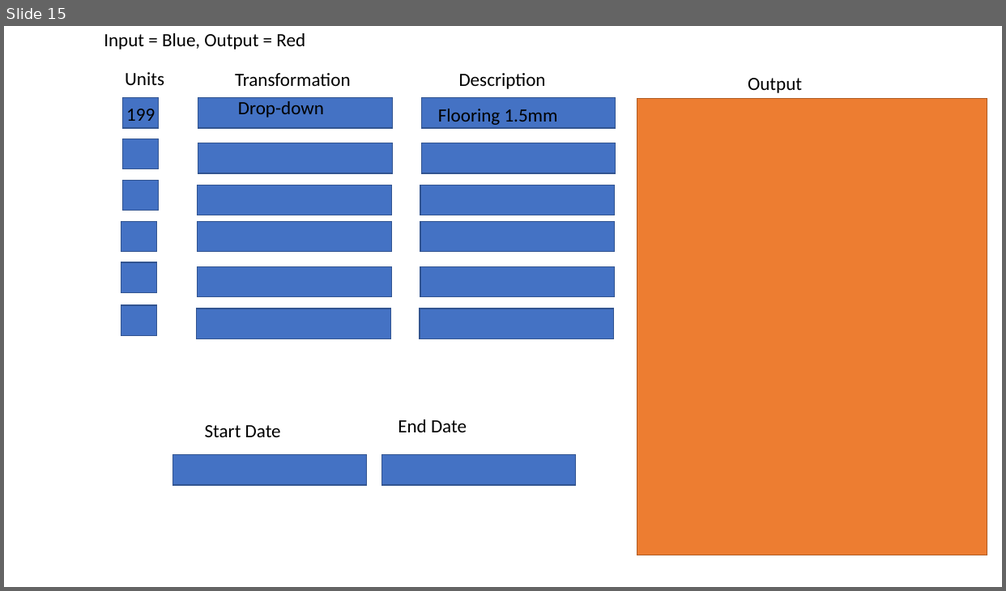
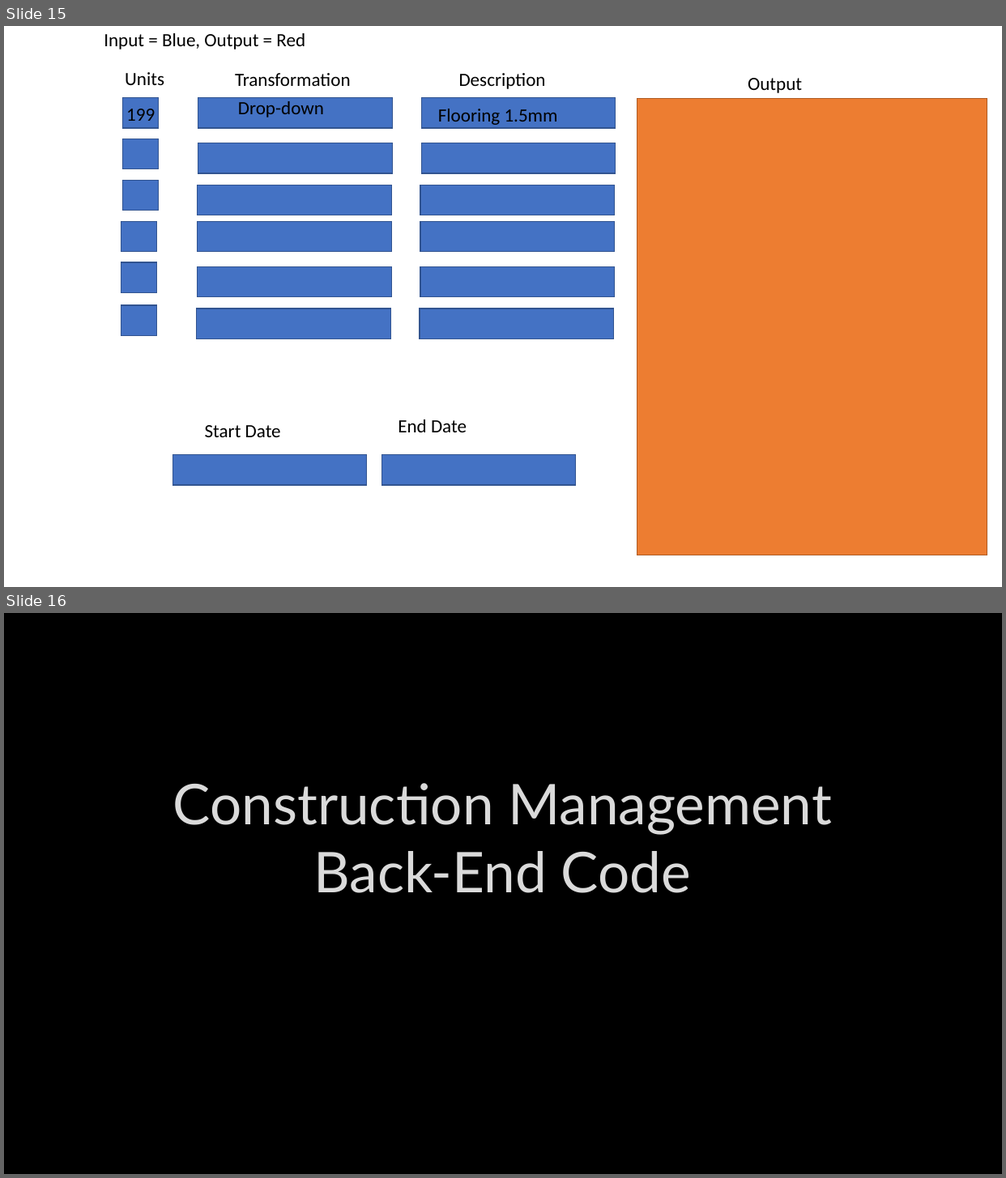
Before and after one commit to danylokolos/Construction-Management, a slide deck: DanyloThoughts.pptx. Shown one above the other, each under a label of ours: slide 15 before the commit, slides 15 and 16 after it. The pictures are 1006x591 and 1006x1178 pixels, drawn with LibreOffice and Linux fonts; fonts in the diff are those of the drawing; background and template pictures are left out. Boxes give left, top, right and bottom in pixels: in the first picture for what was removed or moved away, otherwise in the second. Text is boxed around its words. In the diff, an @@ line names an element or a change of style, - is before the commit and + after.

```diff
--- a/DanyloThoughts.pptx
+++ b/DanyloThoughts.pptx
@@ slide 16 added at (4, 613, 1002, 1174), background picture (left out) @@
@@ title added at (173, 783, 832, 893), 54 pt, text #DADADA @@
+Construction Management
+Back-End Code
```
Also in this commit, not shown: 3 slides changed, 1 other slide added, 6 other files.
